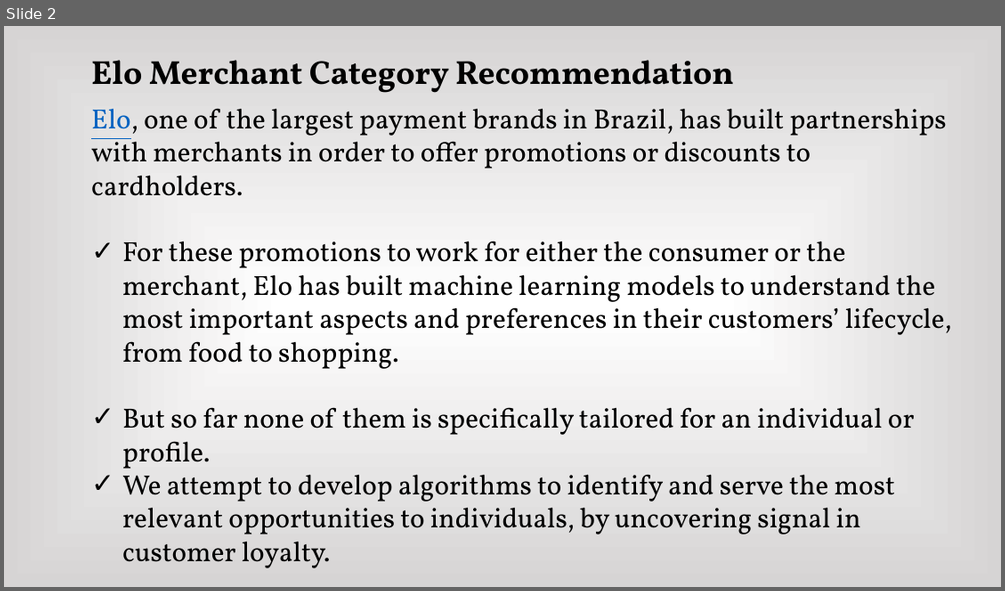
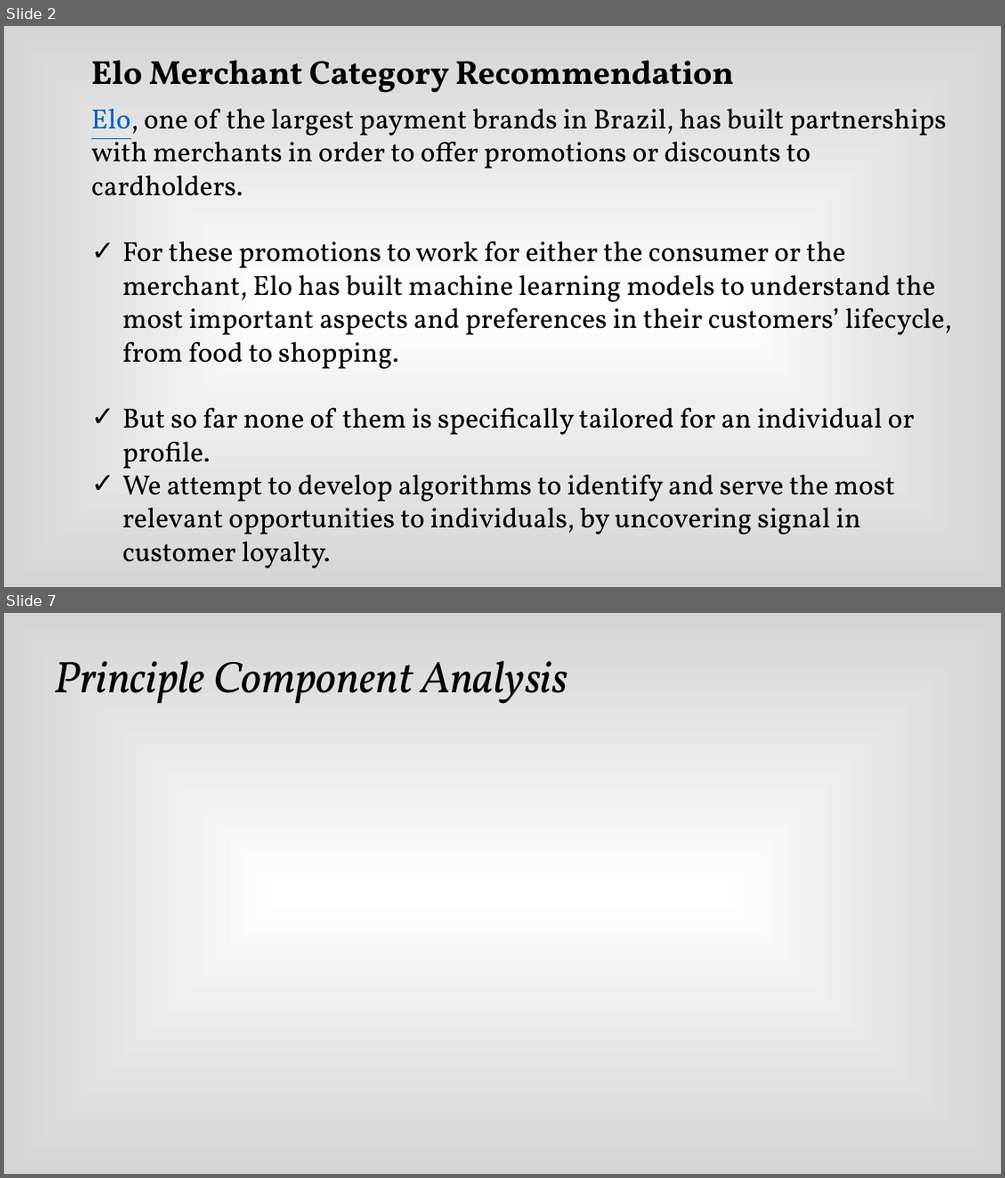
Before and after one commit to Jonheston/final_project, a slide deck: Final Presentation.pptx. Shown one above the other, each under a label of ours: slide 2 before the commit, slides 2 and 7 after it; the slides between them are not shown. The pictures are 1005x591 and 1005x1178 pixels, drawn with LibreOffice and Linux fonts; fonts in the diff are those of the drawing. Boxes give left, top, right and bottom in pixels: in the first picture for what was removed or moved away, otherwise in the second. Text is boxed around its words. In the diff, an @@ line names an element or a change of style, - is before the commit and + after.

```diff
--- a/Final Presentation.pptx
+++ b/Final Presentation.pptx
@@ slide 7 added at [4,613,1001,1174], background gradient #FFFFFF to #D6D4D4 @@
@@ text added at [55,660,567,704], 32 pt, text #000000, italic @@
+Principle Component Analysis
```
Also in this commit, not shown: 4 slides changed, 8 other slides added, 1 slide removed.
